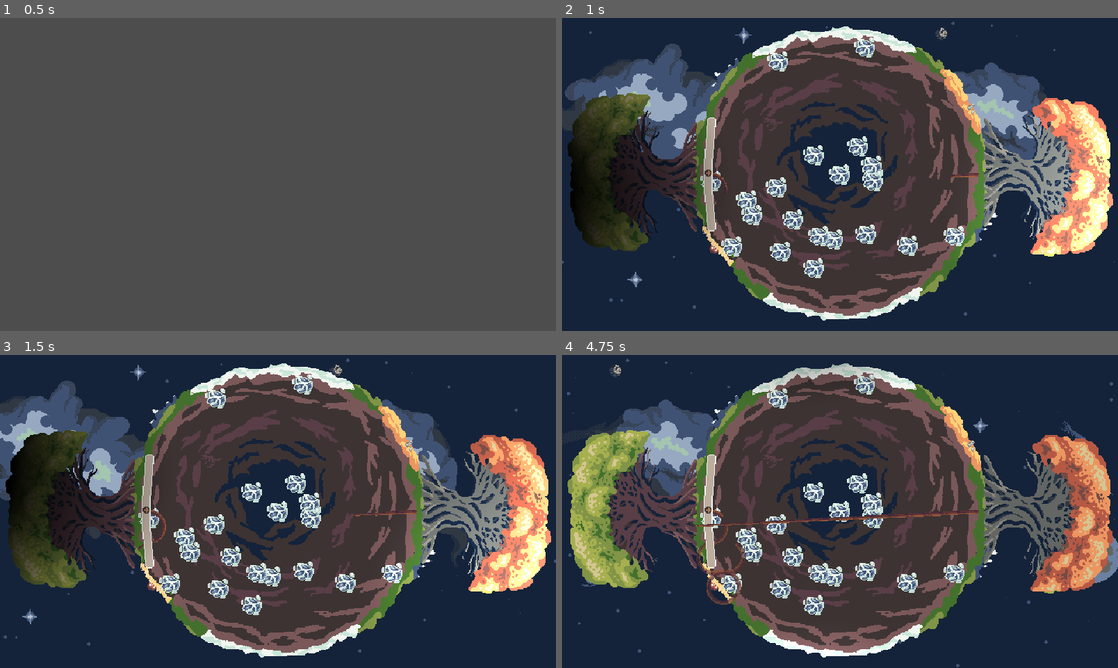
Above: before the commit, frames 1-4 (two rows, left to right).
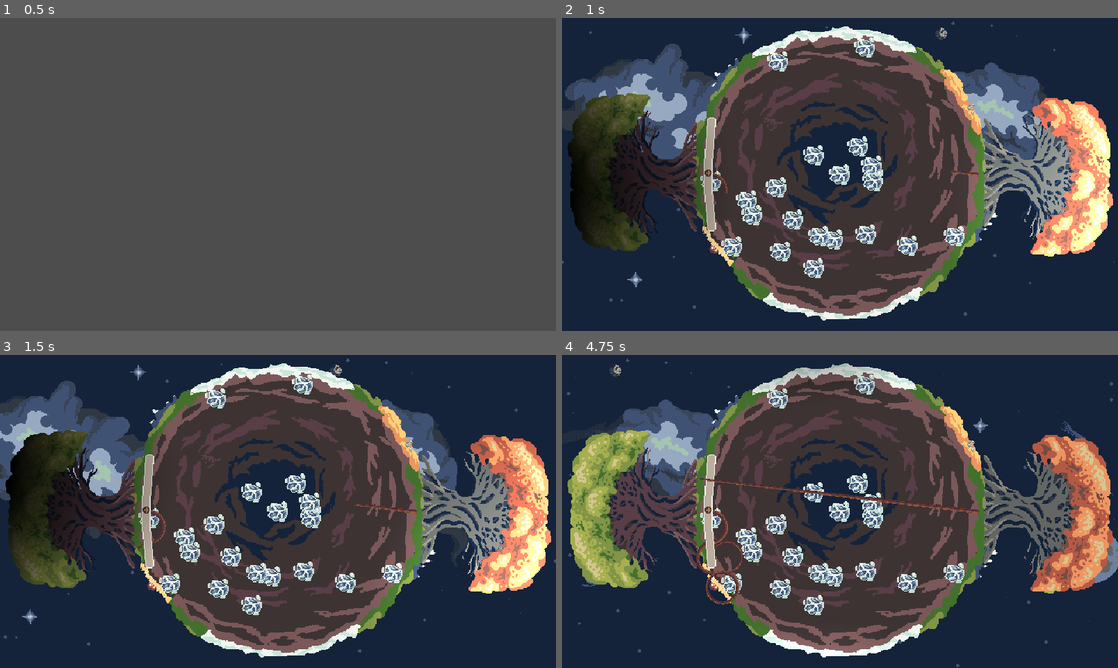
Above: after the commit, the same moments.

Repository: Rotta-Games/ragerootin
Game: Godot game, scene res://main.tscn
Two runs of this game, one before a commit and one after it. Both use one fixed random seed, a clock stepped at 60 frames per second and the inputs below.
Inputs:
- Up to frame 1 (0.5 s): no input
- Up to frame 2 (1 s): tap Enter at 0.5 s; hold Right (player1_move_right) from 0.53 s (still down)
- Up to frame 3 (1.5 s): release Right (player1_move_right) at 1.28 s; hold Left (player1_move_left) from 1.28 s (still down)
- Up to frame 4 (4.75 s): release Left (player1_move_left) at 2.03 s; hold Right (player1_move_right) 2.03-3.53 s; hold Left (player1_move_left) from 3.53 s (still down)

Frame 1 is identical in both runs. In frame 2, less than 0.1% of the frame differs, in the area x 27-75%, y 48-56%; in frame 3, 0.2%; in frame 4, 1.2%, in the area x 24-75%, y 39-80%.

Commit message:
Explosive rage rooting

Diff:
--- a/game.gd
+++ b/game.gd
@@ -4,5 +4,4 @@
 @onready var player2 = $Player2
 
 func _ready():
-	player1.set_layers(1, 2)
-	player2.set_layers(2, 1)
+	pass
--- a/game.tscn
+++ b/game.tscn
@@ -18,6 +18,8 @@
 [node name="Player1" parent="." instance=ExtResource("4_a3mtv")]
 position = Vector2(170, 180)
 script = ExtResource("4_52che")
+own_layer = 1
+enemy_layer = 2
 
 [node name="GUI" parent="." instance=ExtResource("6_4oam8")]
 
@@ -28,6 +30,8 @@
 position = Vector2(480, 180)
 rotation = 3.14159
 script = ExtResource("7_nc2dq")
+own_layer = 2
+enemy_layer = 1
 
 [node name="GameBackground" parent="." instance=ExtResource("6_24cua")]
 
--- a/player.gd
+++ b/player.gd
@@ -1,9 +1,23 @@
 extends Sprite2D
 
-@onready var root = $Root
+var root_scene = preload("res://root.tscn")
+
+var root = null
+
+@export var own_layer = 0
+@export var enemy_layer = 0
+
+func _ready():
+	root = new_root()
 
 func set_angle(angle):
 	root.angle = angle
 
-func set_layers(own: int, enemy: int):
-	root.set_layers(own, enemy)
+
+func new_root():
+	root = root_scene.instantiate()
+	root.connect("done_growing", self.new_root)
+	call_deferred("add_child", root)
+	root.call_deferred("set_layers", own_layer, enemy_layer)
+	# root.set_layers(own_layer, enemy_layer)
+	return root
--- a/player.tscn
+++ b/player.tscn
@@ -1,10 +1,7 @@
-[gd_scene load_steps=3 format=3 uid="uid://dxy40xvhva1b1"]
+[gd_scene load_steps=2 format=3 uid="uid://dxy40xvhva1b1"]
 
 [ext_resource type="Script" path="res://player.gd" id="1_3ux7o"]
-[ext_resource type="PackedScene" path="res://root.tscn" id="2_pgbk6"]
 
 [node name="Player" type="Sprite2D"]
 position = Vector2(266, 331)
 script = ExtResource("1_3ux7o")
-
-[node name="Root" parent="." instance=ExtResource("2_pgbk6")]
--- a/player2.gd
+++ b/player2.gd
@@ -1,16 +1,8 @@
 extends "res://player.gd"
 
 
-# Called when the node enters the scene tree for the first time.
-func _ready():
-	pass # Replace with function body.
-
 func _physics_process(delta):
 	if Input.is_action_pressed("player2_move_left"):
-		root.angle += -root.turn_speed
+		root.angle += -root.turn_speed * delta
 	if Input.is_action_pressed("player2_move_right"):
-		root.angle += root.turn_speed
-
-# Called every frame. 'delta' is the elapsed time since the previous frame.
-func _process(delta):
-	pass
+		root.angle += root.turn_speed * delta
--- a/root.gd
+++ b/root.gd
@@ -8,6 +8,8 @@
 @export var speed = 80
 @export var turn_speed = 270
 @export var max_length = 320
+
+signal done_growing
 
 var max_segment_length = 5
 var max_segments = int(max_length / float(max_segment_length))
@@ -124,3 +126,5 @@
 
 		handle_dead_split(local_shape_index)
 		handle_alive_split(local_shape_index)
+
+		emit_signal("done_growing")
